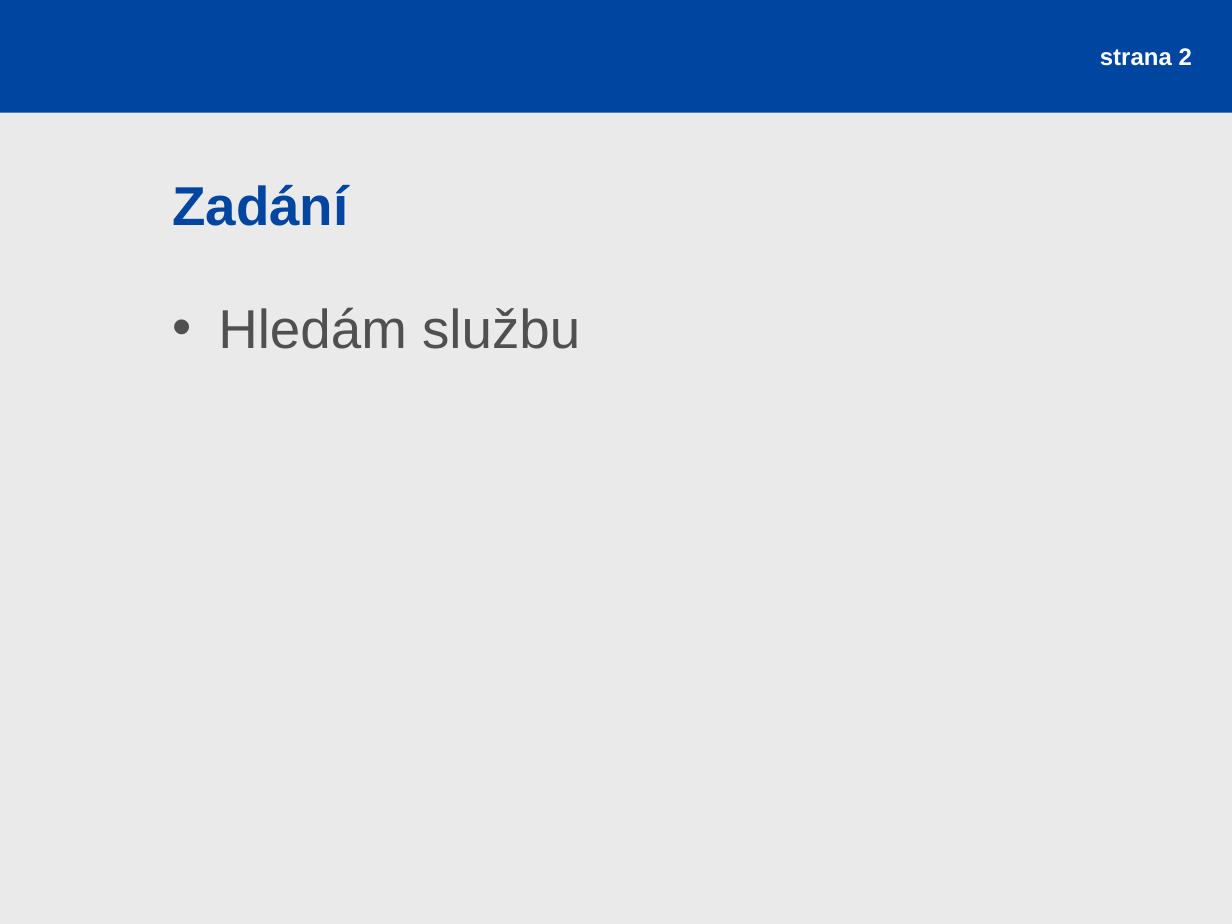
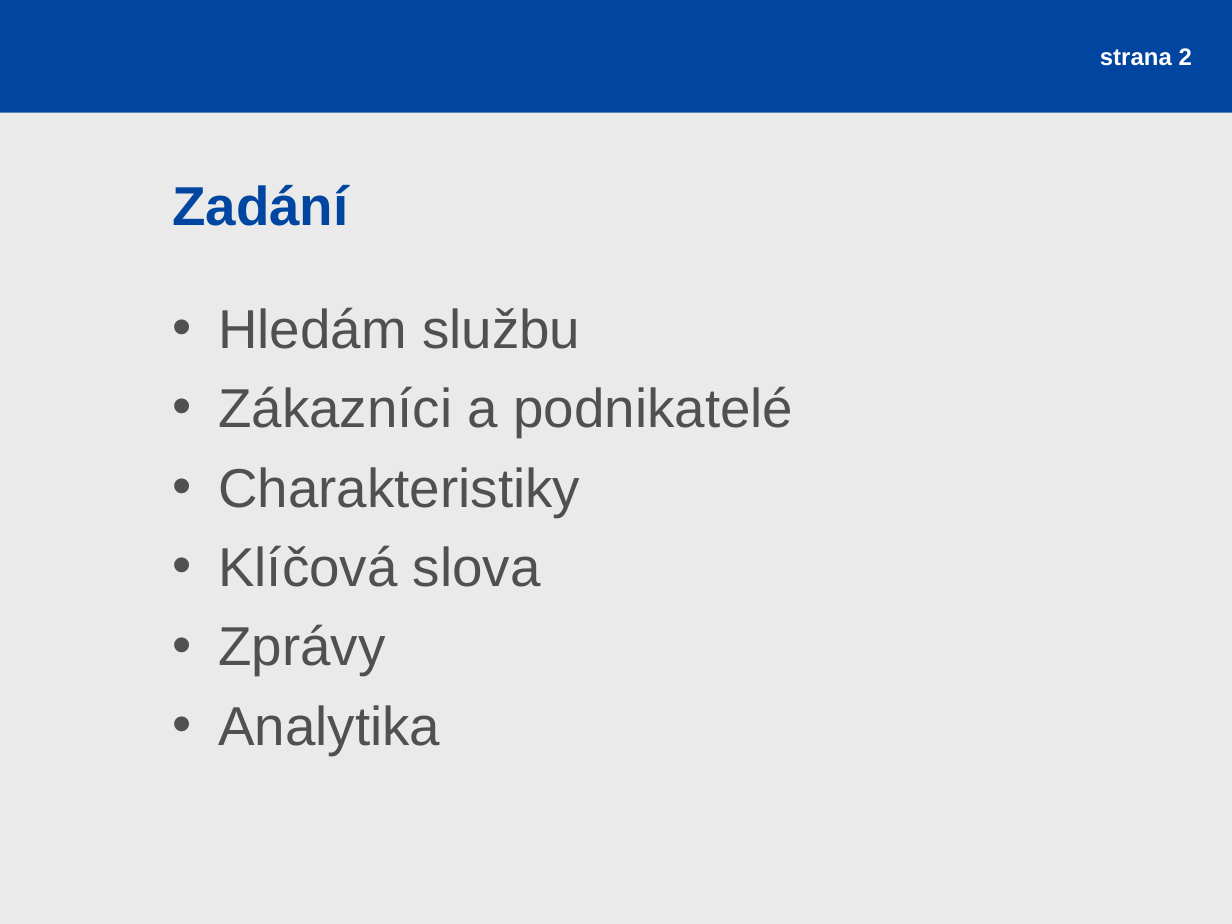
Before and after one commit to rajzik/databaze, a slide deck: slide 2 of prezentace.ppt. Drawn at 1232x924 pixels with LibreOffice and Linux fonts; fonts in the diff are those of the drawing. Boxes give left, top, right and bottom in pixels: in the first picture for what was removed or moved away, otherwise in the second. Text is boxed around its words. In the diff, an @@ line names an element or a change of style, - is before the commit and + after.

```diff
--- a/prezentace.ppt
+++ b/prezentace.ppt
@@ text at [218,386,793,755]: paragraphs added @@
+• Zákazníci a podnikatelé
+• Charakteristiky
+• Klíčová slova
+• Zprávy
+• Analytika
```
Also in this commit, not shown: 1 slide added, 2 slides removed.
